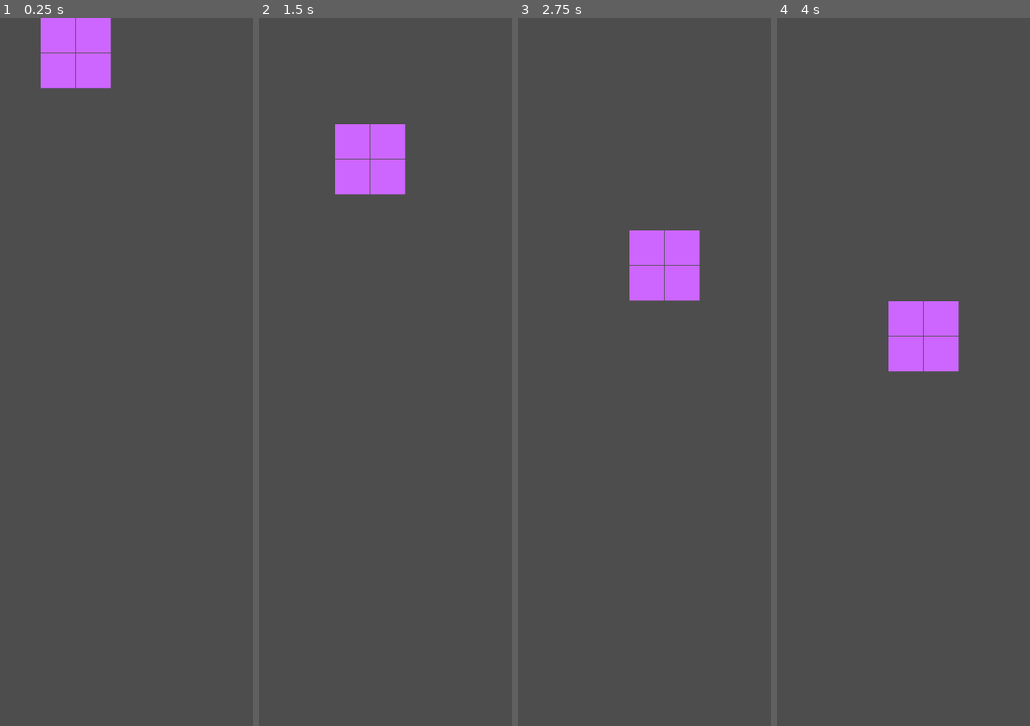
Above: before the commit, frames 1-4 (left to right).
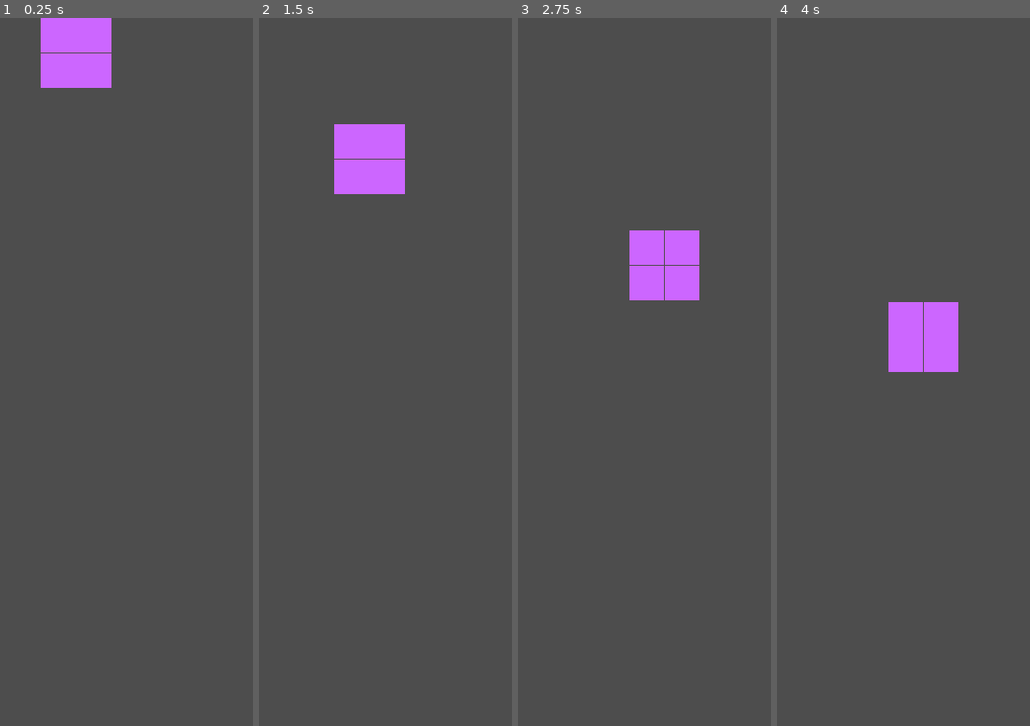
Above: after the commit, the same moments.

Repository: iwakaze81/tetoris_sample
Game: Godot game, scene res://node_2d.tscn
Same seed, same stepped clock (60 frames per second), same inputs: the game is played once before the commit and once after it. Before the commit the project has no main scene; this scene is started directly in both runs.
Inputs:
- Up to frame 1 (0.25 s): no input
- Up to frame 2 (1.5 s): tap Enter at 0.5 s; hold Right (ui_right) 0.53-1.28 s; hold Down (ui_down) from 1.28 s (still down)
- Up to frame 3 (2.75 s): tap Space at 2 s; release Down (ui_down) at 2.03 s; hold Right (ui_right) from 2.03 s (still down)
- Up to frame 4 (4 s): release Right (ui_right) at 2.78 s; hold Up (ui_up) 2.78-3.53 s; tap Enter at 3.5 s; hold Left (ui_left) from 3.53 s (still down)

The runs differ from the first frame. In frame 1, 0.1% of the frame differs, in the area x 16-45%, y 0-10%; in frame 2, 0.2%, in the area x 29-59%, y 15-25%; in frame 3, 0.1%; in frame 4, 0.2%.

Commit message:
プロジェクト設定を修正、デプロイ

Diff:
--- a/project.godot
+++ b/project.godot
@@ -11,6 +11,7 @@
 [application]
 
 config/name="tetoris"
+run/main_scene="uid://d1epji44cxoej"
 config/features=PackedStringArray("4.7", "Forward Plus")
 config/icon="res://icon.svg"
 
@@ -18,8 +19,7 @@
 
 window/size/viewport_width=600
 window/size/viewport_height=1200
-window/stretch/mode="viewport"
-window/stretch/aspect="expand"
+window/stretch/mode="canvas_items"
 
 [physics]
 
Not shown, added: build/index.apple-touch-icon.png.import
Not shown, added: build/index.icon.png.import
Not shown, added: build/index.png.import
Not shown, added: export_presets.cfg
Not shown, added: build/index.apple-touch-icon.png
Not shown, added: build/index.audio.position.worklet.js
Not shown, added: build/index.audio.worklet.js
Not shown, added: build/index.html
Not shown, added: build/index.icon.png
Not shown, added: build/index.js
Not shown, added: build/index.pck
Not shown, added: build/index.png
(and 1 more such lines)
